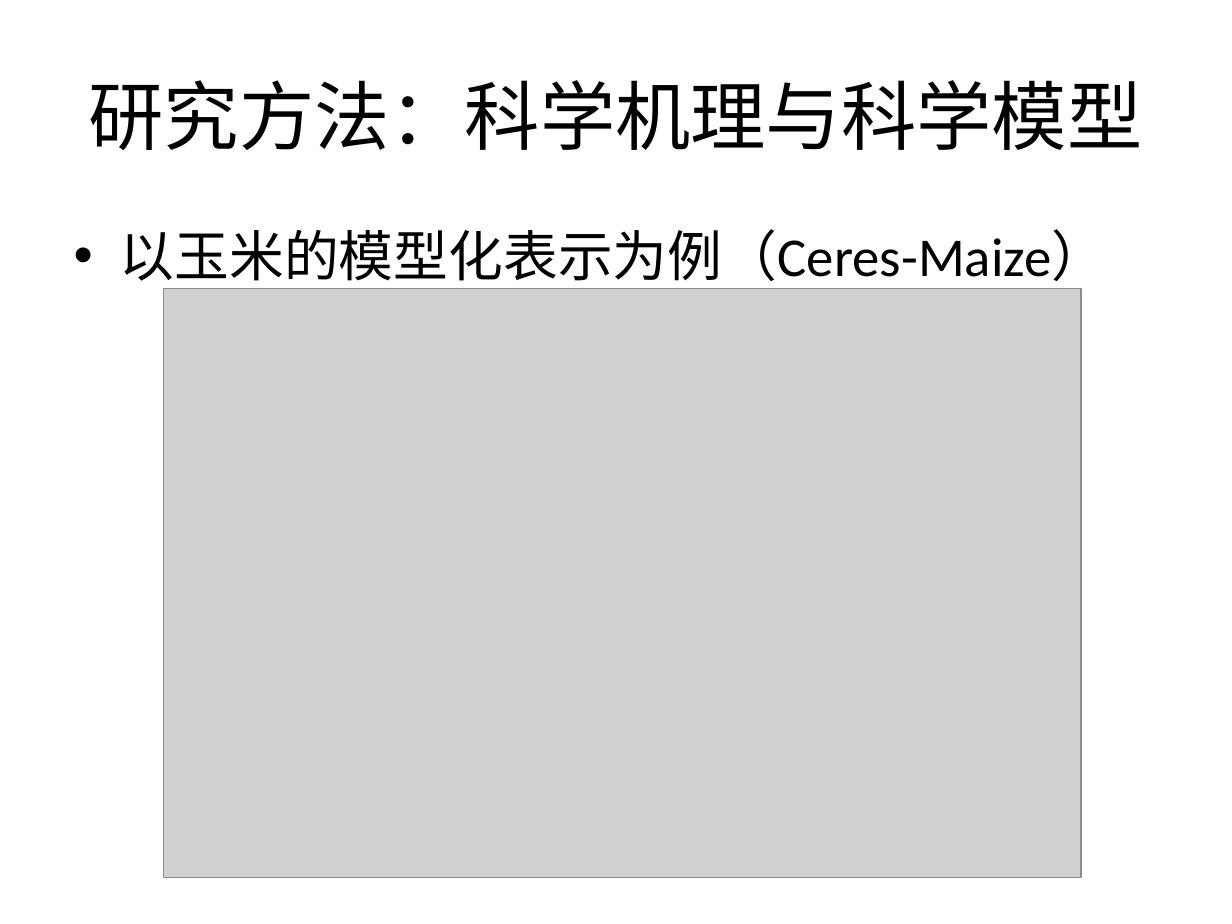
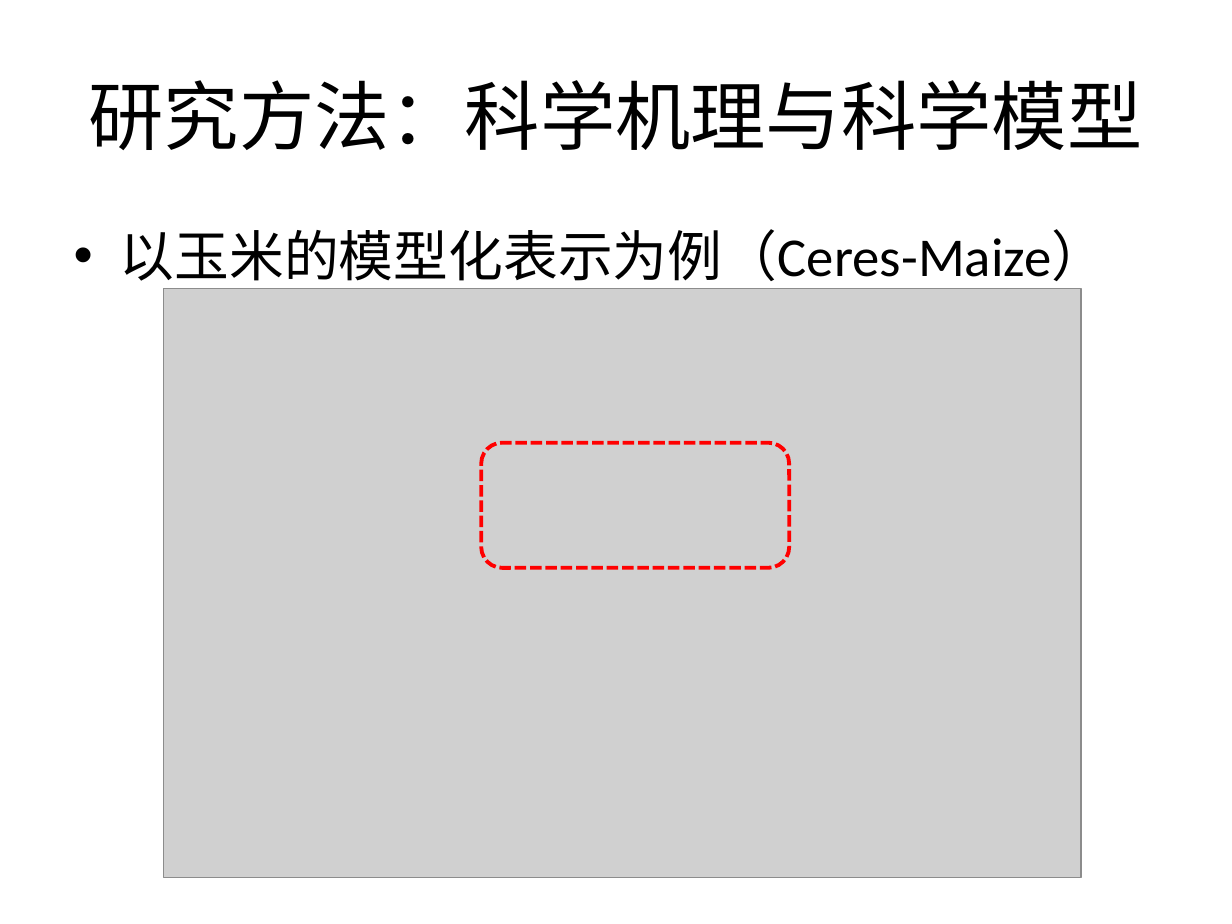
Before and after one commit to Nookleptia/qianmen3d, a slide deck: slide 18 of 毕设文件/毕设提纲.ppt. Drawn at 1232x924 pixels with LibreOffice and Linux fonts; fonts in the diff are those of the drawing; grey boxes stand for pictures. Boxes give left, top, right and bottom in pixels: in the first picture for what was removed or moved away, otherwise in the second. Text is boxed around its words. In the diff, an @@ line names an element or a change of style, - is before the commit and + after.

```diff
--- a/毕设文件/毕设提纲.ppt
+++ b/毕设文件/毕设提纲.ppt
@@ rounded rectangle added at bbox=[482, 442, 790, 568], outline #FF0000 2.24 pt dashed @@
```
Also in this commit, not shown: 22 other slides changed, 1 slide added, 1 other file.
